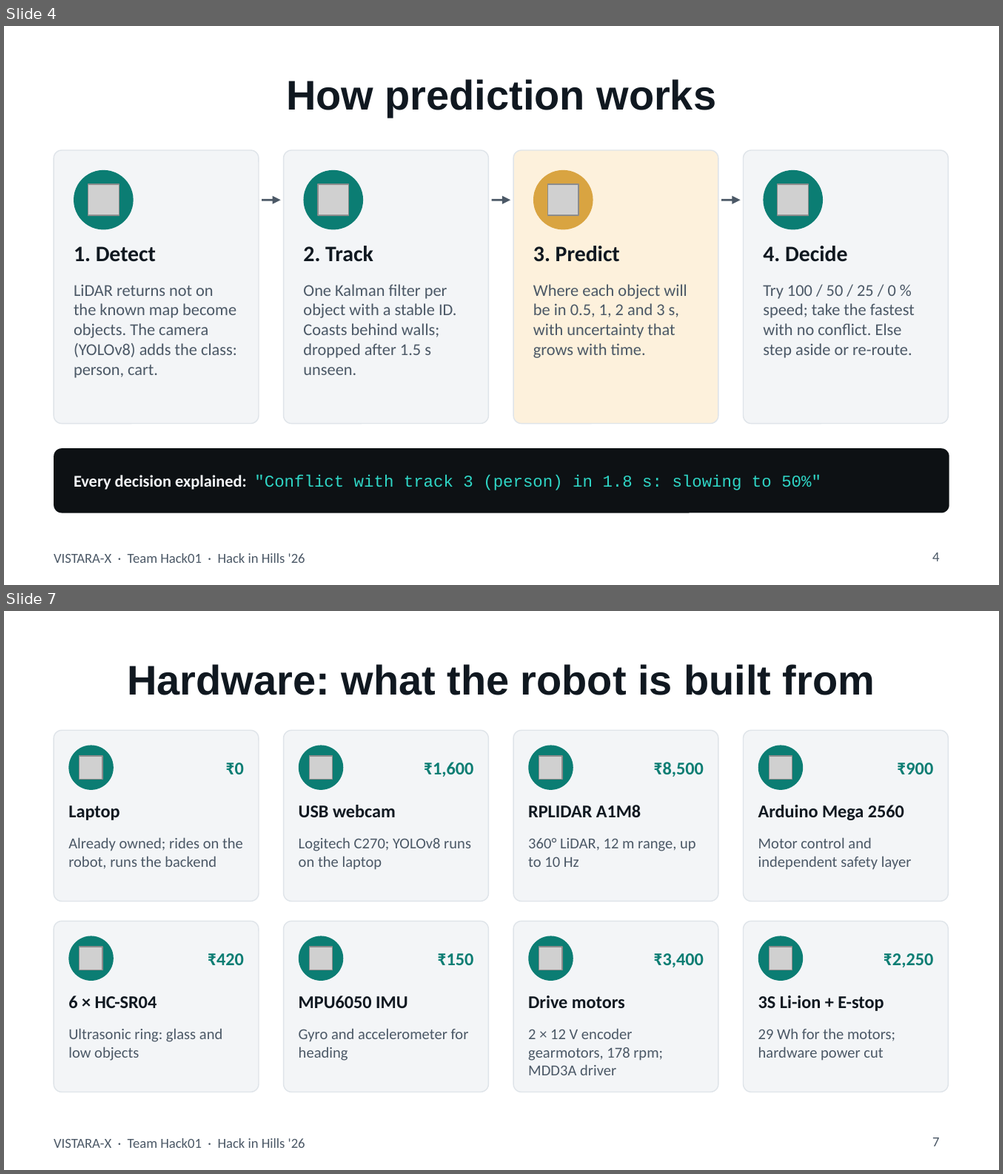
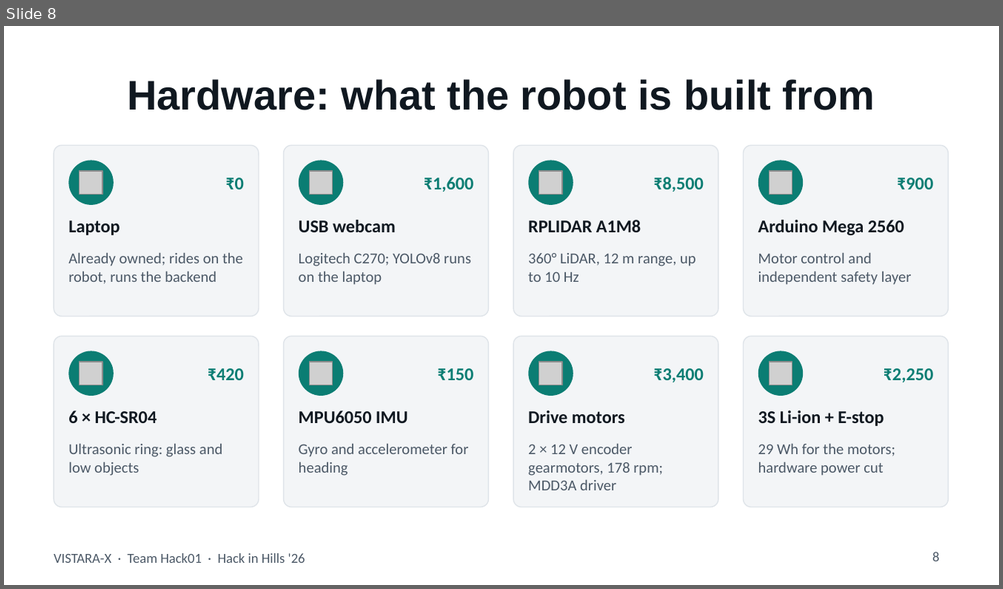
Before and after one commit to RiteshKumar2e/VISTARA-X, a slide deck: presentation/VISTARA-X_Hack01.pptx. Shown one above the other, each under a label of ours: slides 4 and 7 before the commit, slide 8 after it; the slides between them are not shown. The pictures are 1003x1174 and 1003x589 pixels, drawn with LibreOffice and Linux fonts; fonts in the diff are those of the drawing; grey boxes stand for pictures. Boxes give left, top, right and bottom in pixels: in the first picture for what was removed or moved away, otherwise in the second. Text is boxed around its words. In the diff, an @@ line names an element or a change of style, - is before the commit and + after.

```diff
--- a/presentation/VISTARA-X_Hack01.pptx
+++ b/presentation/VISTARA-X_Hack01.pptx
@@ slide 4 removed at bbox=[4, 26, 999, 585], background #FFFFFF; not listed: 1 template element that a slide beside it also shows @@
@@ title removed at bbox=[286, 79, 717, 116] @@
-How prediction works
@@ rounded rectangle removed at bbox=[54, 150, 259, 424] @@
@@ rounded rectangle removed at bbox=[284, 150, 489, 424] @@
@@ rounded rectangle removed at bbox=[513, 150, 718, 424] @@
@@ rounded rectangle removed at bbox=[743, 150, 948, 424] @@
@@ ellipse removed at bbox=[74, 170, 134, 230] @@
@@ ellipse removed at bbox=[304, 170, 363, 230] @@
@@ ellipse removed at bbox=[533, 170, 593, 230] @@
@@ ellipse removed at bbox=[762, 170, 822, 230] @@
@@ picture removed at bbox=[88, 184, 119, 215] @@
@@ arrow removed from (262, 200) to (281, 200) @@
@@ picture removed at bbox=[317, 184, 348, 215] @@
@@ arrow removed from (492, 200) to (510, 200) @@
@@ picture removed at bbox=[547, 184, 578, 215] @@
@@ arrow removed from (721, 200) to (740, 200) @@
@@ picture removed at bbox=[777, 184, 808, 215] @@
@@ text removed at bbox=[74, 247, 156, 262] @@
-1. Detect
@@ text removed at bbox=[303, 246, 373, 262] @@
-2. Track
@@ text removed at bbox=[533, 246, 620, 262] @@
-3. Predict
@@ text removed at bbox=[762, 246, 847, 262] @@
-4. Decide
@@ text removed at bbox=[74, 284, 237, 378] @@
-LiDAR returns not on the known map become objects. The camera (YOLOv8) adds the class: person, cart.
@@ text removed at bbox=[303, 284, 457, 375] @@
-One Kalman filter per object with a stable ID. Coasts behind walls; dropped after 1.5 s unseen.
@@ text removed at bbox=[533, 284, 686, 358] @@
-Where each object will be in 0.5, 1, 2 and 3 s, with uncertainty that grows with time.
@@ text removed at bbox=[762, 285, 914, 358] @@
-Try 100 / 50 / 25 / 0 % speed; take the fastest with no conflict. Else step aside or re-route.
@@ rounded rectangle removed at bbox=[54, 449, 949, 514] @@
@@ text removed at bbox=[74, 475, 821, 491] @@
-Every decision explained: "Conflict with track 3 (person) in 1.8 s: slowing to 50%"
@@ page number removed at bbox=[932, 553, 939, 562] @@
-4
@@ what was slide 7 is now slide 8 @@
@@ page number at bbox=[932, 552, 939, 562]: text changed @@
-7
+8
```
Also in this commit, not shown: 3 slides changed, 5 slides added, 6 other slides removed, 10 other files.
